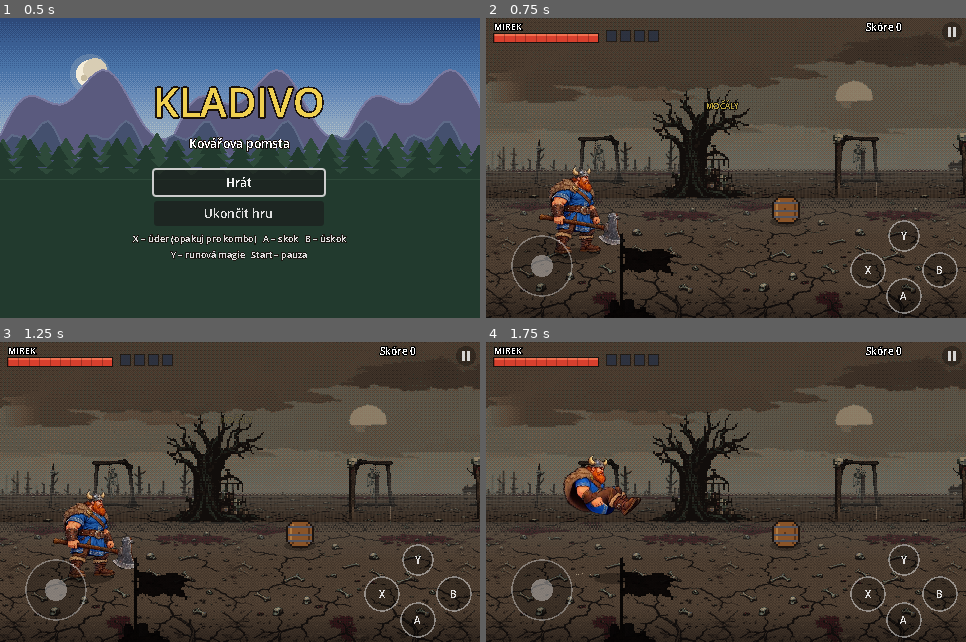
Above: before the commit, frames 1-4 (two rows, left to right).
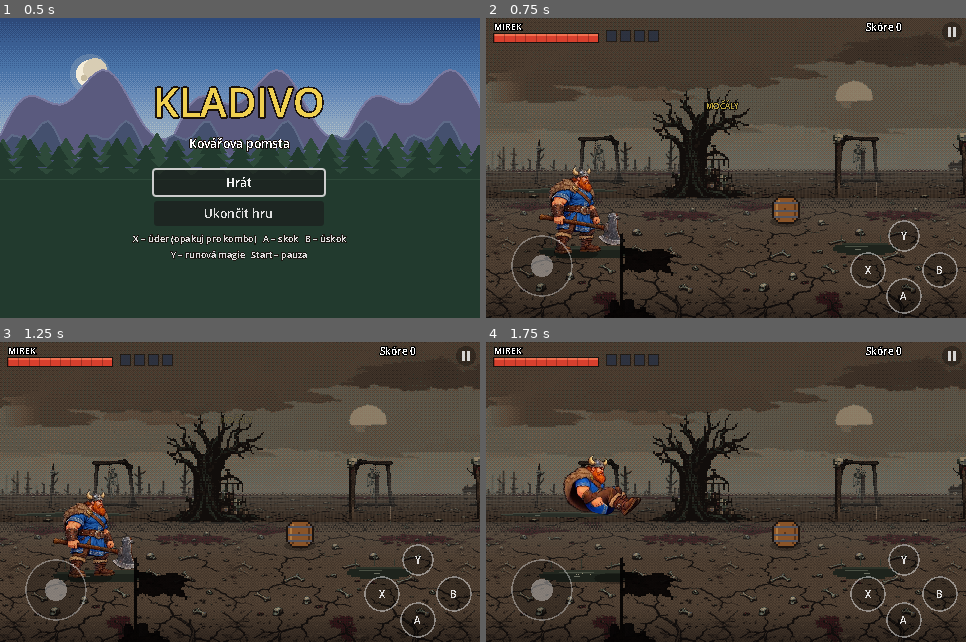
Above: after the commit, the same moments.

Repository: zarybjir/Golden_axe
Game: Godot game, scene res://scenes/main.tscn
Two runs of this game, one before a commit and one after it. Both use one fixed random seed, a clock stepped at 60 frames per second and the inputs below.
Inputs (mouse positions are in pixels of both pictures, inside the frame that each line leads up to):
- Up to frame 1 (0.5 s): no input
- Up to frame 2 (0.75 s): click "Hrát" at 0.5 s
- Up to frame 3 (1.25 s): no input
- Up to frame 4 (1.75 s): tap Enter (ui_accept) at 1.25 s; move the mouse to (831, 477) at 1.27 s; hold Right (right) from 1.28 s (still down); tap J (attack) at 1.35 s; click (831, 477) at 1.42 s; tap K (jump) at 1.52 s

Frame 1 is identical in both runs. In frame 2, 0.7% of the frame differs, in the area x 3-86%, y 56-80%; in frame 3, 0.7%; in frame 4, 0.9%.

Commit message:
Močál: stojatá voda na vzdálené zemi a mělké kaluže na cestě
Co-Authored-By: Claude Opus 5.5 <noreply@anthropic.com>
Claude-Session: https://claude.ai/code/session_015jCRZS7ASg3pqxo763VEwg

Diff:
--- a/scripts/parallax.gd
+++ b/scripts/parallax.gd
@@ -67,6 +67,8 @@
 			sx += sw
 		# 2) Vzdálená země (perspektivně zploštělá) – na ní stojí vzdálené objekty
 		_draw_far_ground(left * FAR_SPEED, HORIZON_Y, NEAR_BASE_Y + 4.0)
+		if biome == "swamp":
+			_draw_far_water(left * FAR_SPEED)
 		# 3) Vzdálená řada objektů v mlze
 		_draw_objects(left * FAR_SPEED, FAR_STEP, FAR_BASE_Y, 0.8, Color(0.62, 0.62, 0.64), 11)
 		_fog(HORIZON_Y - 26.0, NEAR_BASE_Y - 6.0, 0.30)
@@ -85,6 +87,33 @@
 	while x < get_viewport_rect().size.x:
 		draw_texture_rect(ground, Rect2(roundf(x), y0, w, h), false, Color(0.72, 0.7, 0.68))
 		x += w
+
+
+## Pásy stojaté bažinaté vody na vzdálené zemi.
+func _draw_far_water(offset: float) -> void:
+	var size := get_viewport_rect().size
+	var step := 160.0
+	var first := int(floorf((offset - 200.0) / step))
+	var last := int(ceilf((offset + size.x + 200.0) / step))
+	var t := Time.get_ticks_msec() / 1000.0
+	for i in range(first, last + 1):
+		if _rnd(i, 21) < 0.35:
+			continue
+		var w := 50.0 + _rnd(i, 22) * 110.0
+		var x := roundf(i * step + _rnd(i, 23) * 60.0 - offset)
+		var y := roundf(158.0 + _rnd(i, 24) * 16.0)
+		var h := 3.0 + roundf(_rnd(i, 25) * 3.0)
+		# zubaté okraje po 4 px
+		var cx := x
+		while cx < x + w:
+			var edge := absf((cx - x) / w - 0.5) * 2.0
+			var hh := roundf(h * (1.0 - edge * edge * 0.8))
+			draw_rect(Rect2(cx, y - hh * 0.5, 4, hh), Color("232821"))
+			draw_rect(Rect2(cx, y - hh * 0.5, 4, 1), Color("3a4035"))
+			cx += 4.0
+		# třpyt hladiny
+		var sh := fmod(t * 6.0 + i * 3.0, w - 10.0)
+		draw_rect(Rect2(roundf(x + 5.0 + sh), y, 5, 1), Color("5a5f52"))
 
 
 ## Svislý přechod mlhy (od průhledné nahoře k mlze uprostřed a zpět).
--- a/scripts/stage.gd
+++ b/scripts/stage.gd
@@ -437,6 +437,41 @@
 				f.take_hit(0, 1 if f.pos.x >= player.pos.x else -1, true, 0.0)
 
 
+## Mělké bažinaté kaluže na cestě (dá se jimi projít).
+func _draw_puddles() -> void:
+	var step := 340.0
+	var t := time
+	var first := int(floorf((cam_x - HALF_W - 200.0) / step))
+	var last := int(ceilf((cam_x + HALF_W + 200.0) / step))
+	for i in range(first, last + 1):
+		var r1 := float(absi((i * 73856093) ^ 912367) % 1000) / 1000.0
+		var r2 := float(absi((i * 19349663) ^ 4441) % 1000) / 1000.0
+		if r1 < 0.3:
+			continue
+		var w := 60.0 + r2 * 90.0
+		var h := 10.0 + r1 * 10.0
+		var x := i * step + r2 * 120.0
+		var y := 200.0 + r1 * 70.0
+		# dithrovaný okraj z obdélníčků 4×2 px
+		var row := 0.0
+		while row < h:
+			var k := absf(row / h - 0.5) * 2.0
+			var half := w * 0.5 * sqrt(maxf(1.0 - k * k, 0.0))
+			var rx := roundf(x + w * 0.5 - half)
+			var rw := roundf(half * 2.0)
+			var col := Color("1e231c") if row > h * 0.3 else Color("2c3228")
+			draw_rect(Rect2(rx, roundf(y + row), rw, 2), col)
+			row += 2.0
+		# odraz oblohy a chvění hladiny
+		draw_rect(Rect2(roundf(x + w * 0.2), roundf(y + h * 0.35), roundf(w * 0.35), 1), Color("4b5144"))
+		var sh := fmod(t * 9.0 + i * 5.0, w * 0.5)
+		draw_rect(Rect2(roundf(x + w * 0.25 + sh), roundf(y + h * 0.6), 6, 1), Color("6b6e60"))
+		# rákos na okraji
+		for j in 3:
+			var rx2 := roundf(x + w * (0.1 + 0.3 * j) + r1 * 6.0)
+			draw_rect(Rect2(rx2, roundf(y - 6.0 - j % 2 * 3), 1, 7 + j % 2 * 3), Color("30352c"))
+
+
 func popup(text: String, at: Vector2, color: Color) -> void:
 	var l := Label.new()
 	l.text = text
@@ -476,6 +511,8 @@
 	while x < cam_x + HALF_W + 10.0:
 		draw_texture_rect(ground_tex, Rect2(roundf(x), 300.0 - h, w, h), false)
 		x += w
+	if retro and biome == "swamp":
+		_draw_puddles()
 	if retro:
 		# Hloubka: v dálce mlha, u diváka stín
 		var left := cam_x - HALF_W - 4.0
